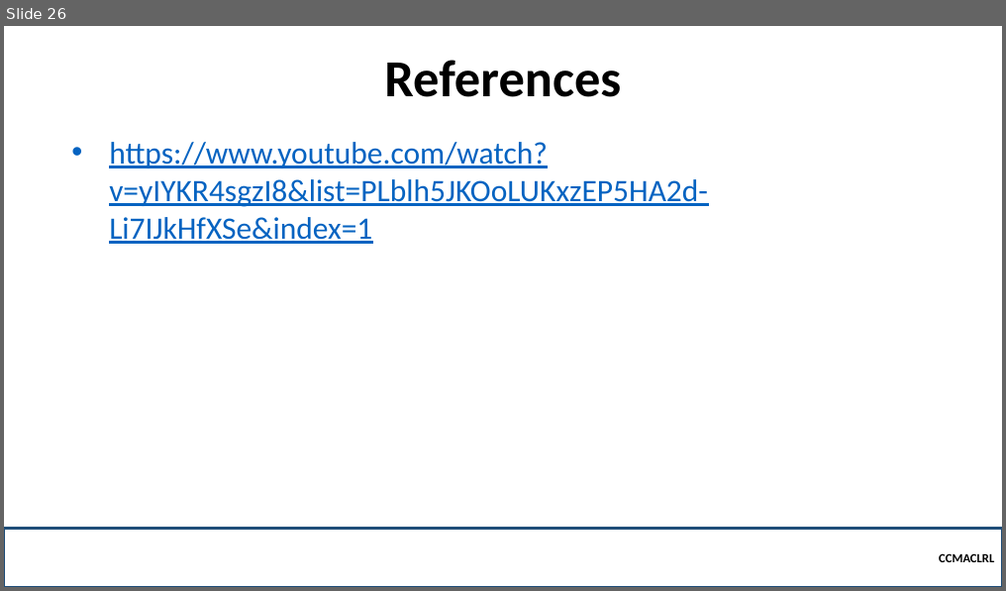
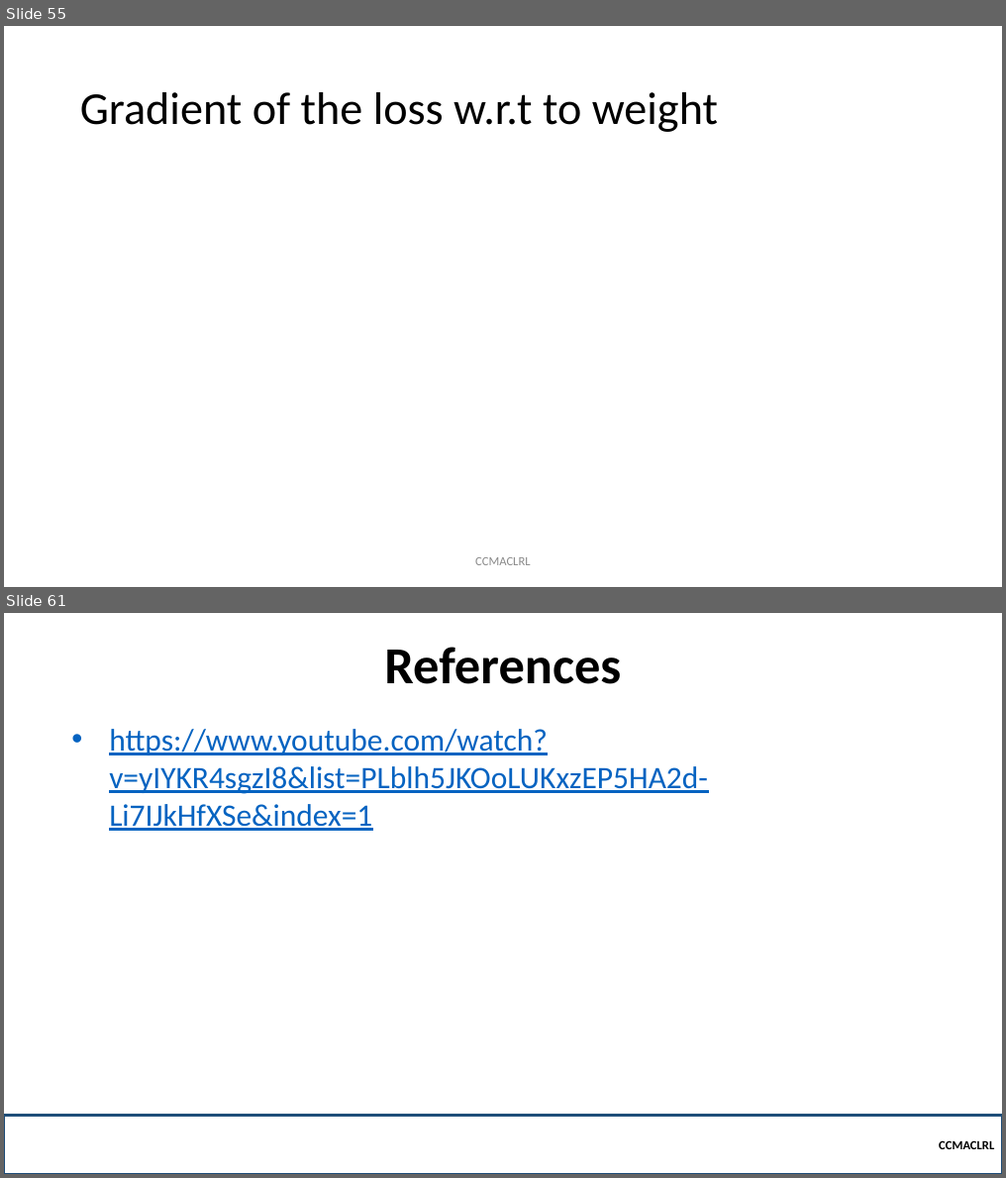
Before and after one commit to OG-CZ/CCMACLRL-EXERCISES-COM231, a slide deck: _LECTURES/5 - Logistic Regression/Introduction to Logistic Regression.pptx. Shown one above the other, each under a label of ours: slide 26 before the commit, slides 55 and 61 after it; the slides between them are not shown. The pictures are 1006x591 and 1006x1178 pixels, drawn with LibreOffice and Linux fonts; fonts in the diff are those of the drawing; grey boxes stand for pictures; background and template pictures are left out. Boxes give left, top, right and bottom in pixels: in the first picture for what was removed or moved away, otherwise in the second. Text is boxed around its words. In the diff, an @@ line names an element or a change of style, - is before the commit and + after.

Commit message:
CCMACLRL

```diff
--- a/_LECTURES/5 - Logistic Regression/Introduction to Logistic Regression.pptx
+++ b/_LECTURES/5 - Logistic Regression/Introduction to Logistic Regression.pptx
@@ slide 55 added at bbox=[4, 26, 1002, 587], background #FFFFFF @@
@@ title added at bbox=[80, 92, 718, 132], 44 pt, text #000000 @@
+Gradient of the loss w.r.t to weight
@@ text added at bbox=[475, 558, 530, 566], 12 pt, text #8C8C8C @@
+CCMACLRL
@@ what was slide 26 is now slide 61 @@
```
Also in this commit, not shown: 10 slides changed, 34 other slides added, 46 other files.
